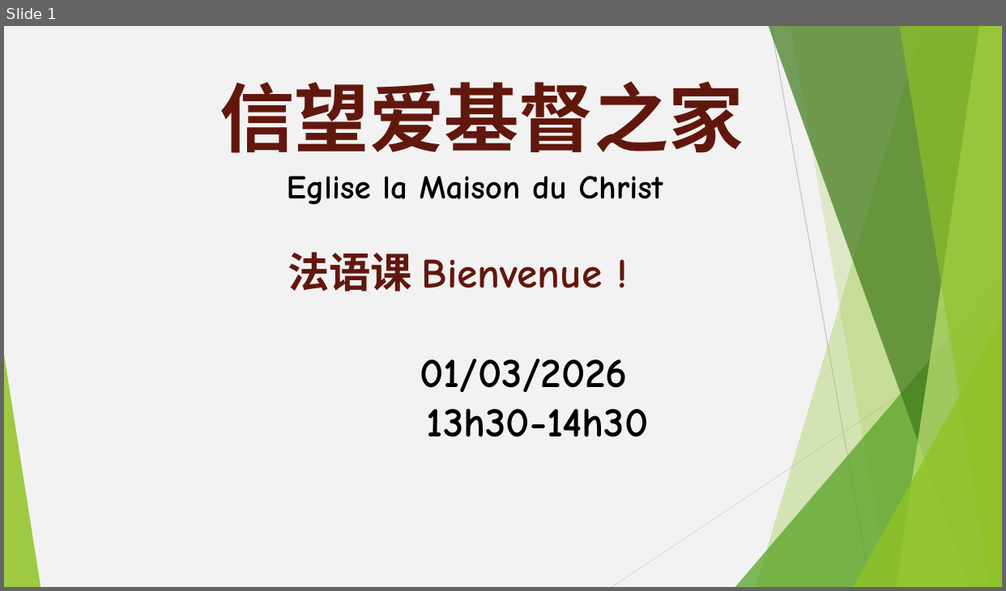
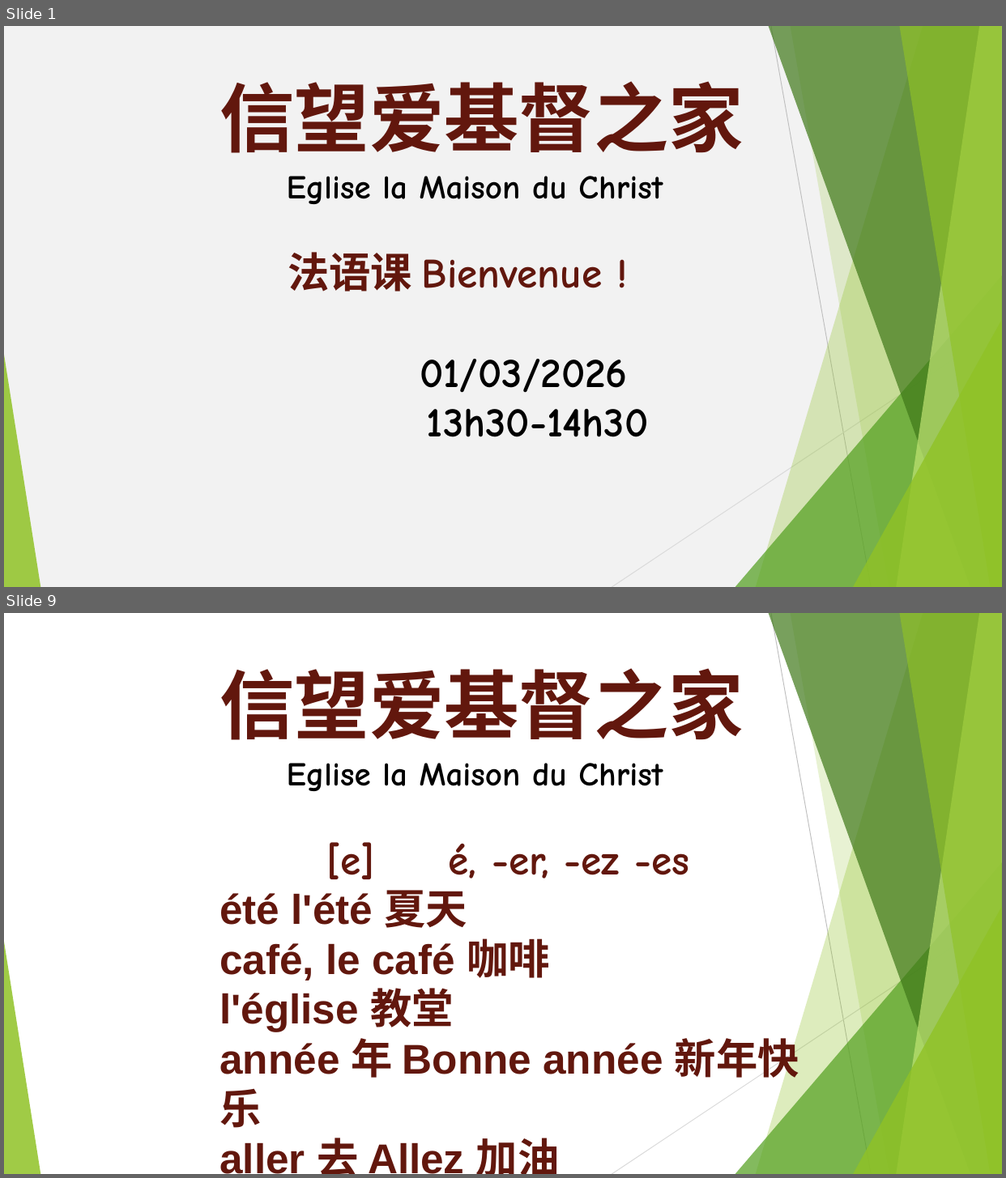
Before and after one commit to WANGZijian1994/SildePPT, a slide deck: 2026-03-01 法语课.pptx. Shown one above the other, each under a label of ours: slide 1 before the commit, slides 1 and 9 after it; the slides between them are not shown. The pictures are 1006x591 and 1006x1178 pixels, drawn with LibreOffice and Linux fonts; fonts in the diff are those of the drawing. Boxes give left, top, right and bottom in pixels: in the first picture for what was removed or moved away, otherwise in the second. Text is boxed around its words. In the diff, an @@ line names an element or a change of style, - is before the commit and + after.

```diff
--- a/2026-03-01 法语课.pptx
+++ b/2026-03-01 法语课.pptx
@@ slide 9 added at (x1=4, y1=613, x2=1002, y2=1174), background #FFFFFF; not listed: 10 template elements that a slide beside it also shows @@
@@ text added at (x1=219, y1=668, x2=799, y2=1174), 40 pt, text #62170D, bold @@
+信望爱基督之家
+Eglise la Maison du Christ
+[e] é, -er, -ez -es
+été l'été 夏天
+café, le café 咖啡
+l'église 教堂
+année 年 Bonne année 新年快乐
+aller 去 Allez 加油
```
Also in this commit, not shown: 1 slide changed, 22 other slides added, 2 other files.
